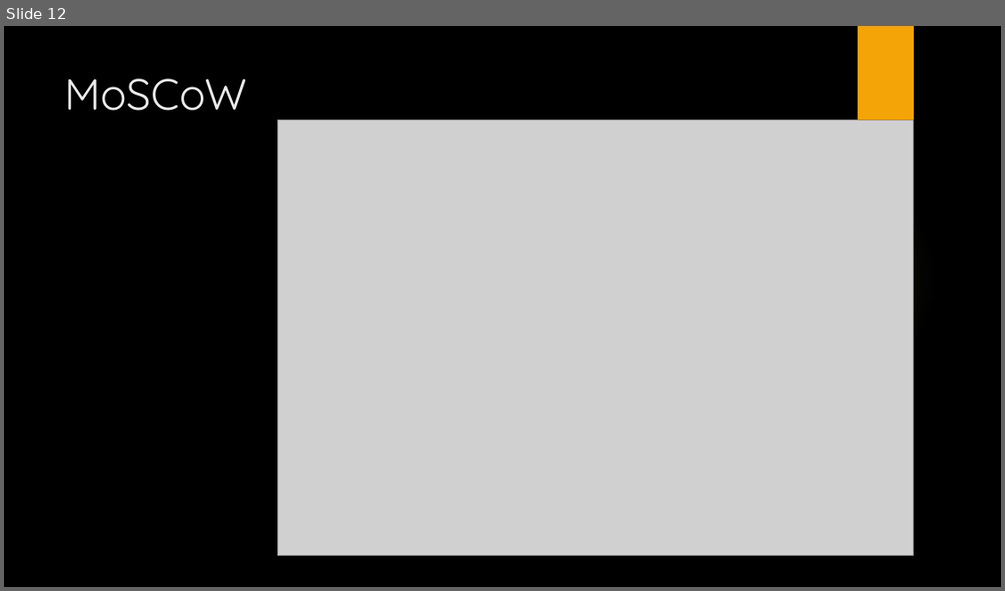
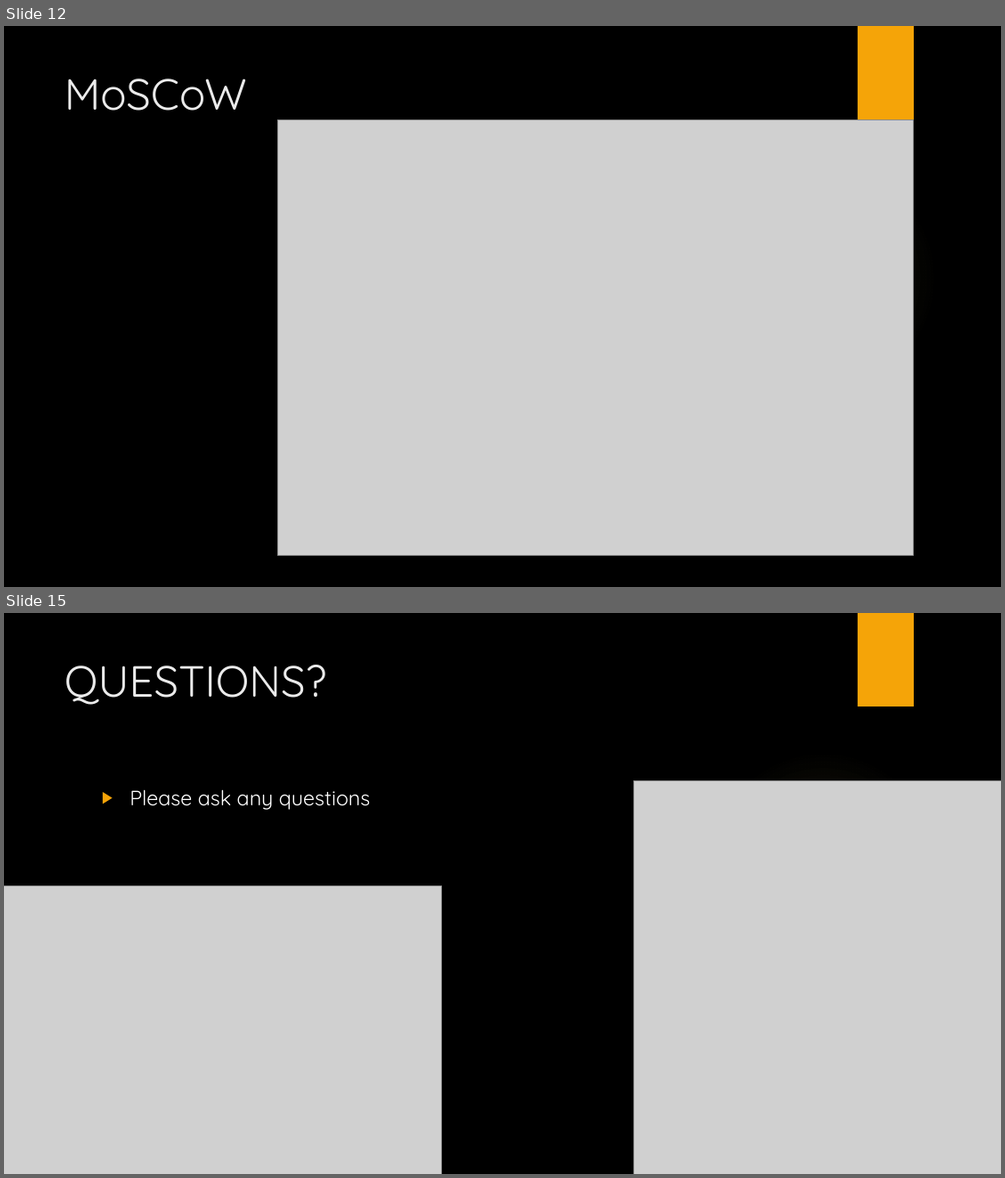
Before and after one commit to Imran-Subhan/Hobby-Project, a slide deck: Hobby-Project-presentation.pptx. Shown one above the other, each under a label of ours: slide 12 before the commit, slides 12 and 15 after it; the slides between them are not shown. The pictures are 1005x591 and 1005x1178 pixels, drawn with LibreOffice and Linux fonts; fonts in the diff are those of the drawing; grey boxes stand for pictures; background and template pictures are left out. Boxes give left, top, right and bottom in pixels: in the first picture for what was removed or moved away, otherwise in the second. Text is boxed around its words. In the diff, an @@ line names an element or a change of style, - is before the commit and + after.

```diff
--- a/Hobby-Project-presentation.pptx
+++ b/Hobby-Project-presentation.pptx
@@ slide 15 added at box(4, 613, 1001, 1174), background picture (left out); not listed: 2 template elements that a slide beside it also shows @@
@@ title added at box(65, 665, 327, 705), 42 pt, text #EBEBEB @@
+QUESTIONS?
@@ text added at box(129, 789, 371, 810), 20 pt, text #FFFFFF @@
+▶ Please ask any questions
@@ picture added at box(633, 781, 1001, 1174) @@
@@ picture added at box(4, 886, 442, 1174) @@
```
Also in this commit, not shown: 2 slides changed, 2 other slides added, 2 slides removed.
